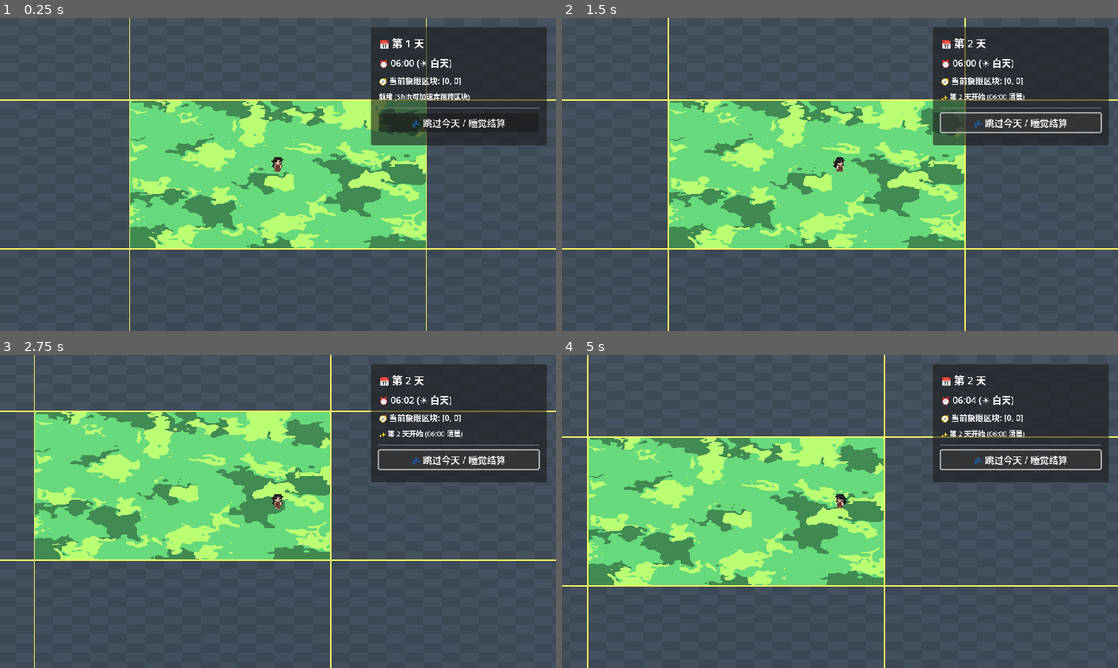
Above: before the commit, frames 1-4 (two rows, left to right).
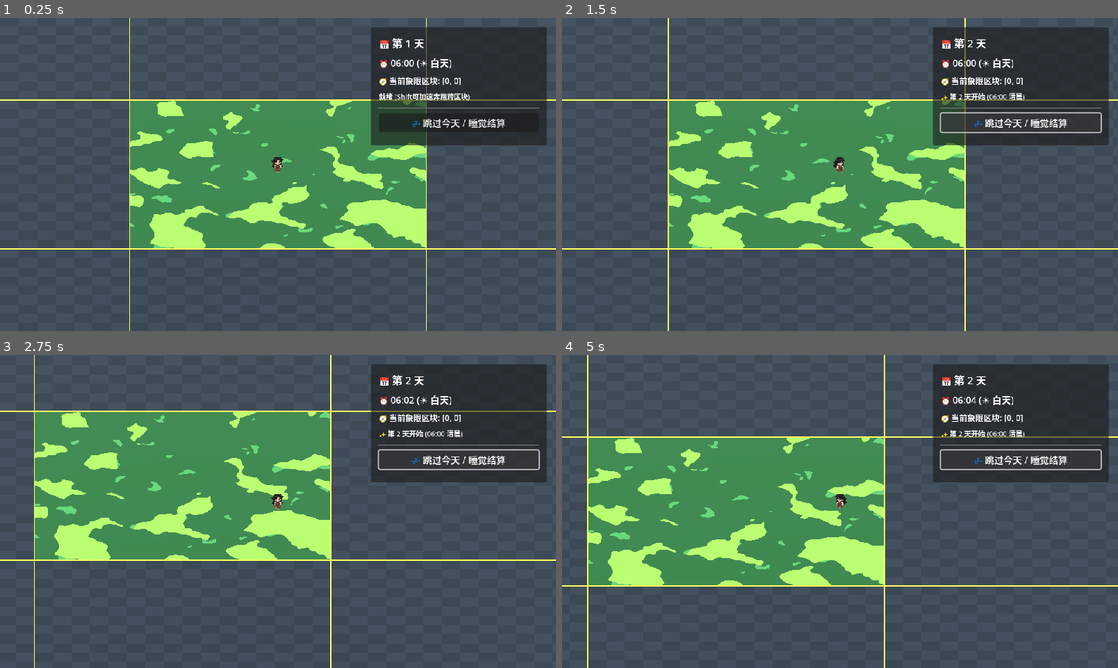
Above: after the commit, the same moments.

Repository: Luo-Mio/Luv002
Game: Godot game, scene res://scenes/main.tscn
Same seed, same stepped clock (60 frames per second), same inputs: the game is played once before the commit and once after it.
Inputs:
- Up to frame 1 (0.25 s): no input
- Up to frame 2 (1.5 s): click "💤 跳过今天 / 睡觉结算" at 0.5 s; hold Right (ui_right) from 1.28 s (still down); hold Shift from 1.28 s (still down)
- Up to frame 3 (2.75 s): release Right (ui_right) at 2.03 s; release Shift at 2.03 s; hold Down (ui_down) from 2.03 s (still down); tap Shift at 2.1 s
- Up to frame 4 (5 s): release Down (ui_down) at 2.78 s; hold Right (ui_right) 2.78-3.53 s; hold Shift 2.78-3.53 s; hold Up (ui_up) 3.53-4.28 s; tap Shift at 3.6 s; hold Left (ui_left) from 4.28 s (still down); hold Shift from 4.28 s (still down)

The runs differ from the first frame. In frame 1, 19% of the frame differs, in the area x 23-77%, y 26-74%; in frame 2, 19%; in frame 3, 19%, in the area x 6-60%, y 18-66%; in frame 4, 19%.

Commit message:
feat: extract grass_terrain to shared scene so terrain_studio changes sync to main game scene

Diff:
--- a/scenes/main.tscn
+++ b/scenes/main.tscn
@@ -7,6 +7,7 @@
 [ext_resource type="Script" uid="uid://wkhxdo5ex7gr" path="res://scripts/terrain/terrain_chunk_renderer.gd" id="6_a8y0u"]
 [ext_resource type="Script" uid="uid://dwurncbtr1j3j" path="res://scripts/camera_controller.gd" id="7_jkv2x"]
 [ext_resource type="PackedScene" path="res://scenes/ui/hud.tscn" id="8_jbj1t"]
+[ext_resource type="PackedScene" path="res://scenes/terrain/grass_terrain.tscn" id="9_grass"]
 
 [sub_resource type="Environment" id="Environment_dp3eg"]
 background_mode = 1
@@ -37,10 +38,13 @@
 [node name="TerrainManager" type="Node" parent="." unique_id=1377792266]
 script = ExtResource("5_trceg")
 
-[node name="TerrainChunkRenderer" type="Node3D" parent="." unique_id=627090285 node_paths=PackedStringArray("terrain_manager", "chunk_system")]
+[node name="TerrainChunkRenderer" type="Node3D" parent="." unique_id=627090285 node_paths=PackedStringArray("terrain_manager", "chunk_system", "grass_terrain")]
 script = ExtResource("6_a8y0u")
 terrain_manager = NodePath("../TerrainManager")
 chunk_system = NodePath("../ChunkSystem")
+grass_terrain = NodePath("GrassTerrain")
+
+[node name="GrassTerrain" parent="TerrainChunkRenderer" instance=ExtResource("9_grass")]
 
 [node name="IsometricCamera" type="Camera3D" parent="." unique_id=1256138220 node_paths=PackedStringArray("target")]
 script = ExtResource("7_jkv2x")
--- /dev/null
+++ b/scenes/terrain/grass_terrain.tscn
@@ -0,0 +1,52 @@
+[gd_scene format=3]
+
+[ext_resource type="Script" path="res://scripts/terrain/grass_terrain_node.gd" id="1_ma6bl"]
+
+[sub_resource type="FastNoiseLite" id="FastNoiseLite_tdfat"]
+seed = 1234
+frequency = 0.0104
+fractal_octaves = 3
+fractal_lacunarity = 2.105
+fractal_gain = -0.605
+fractal_weighted_strength = 1.0
+
+[sub_resource type="FastNoiseLite" id="FastNoiseLite_acint"]
+seed = 5678
+frequency = 0.0055
+fractal_octaves = 3
+fractal_lacunarity = -0.22
+fractal_gain = 0.55
+
+[sub_resource type="FastNoiseLite" id="FastNoiseLite_6g125"]
+seed = 5678
+frequency = 0.0134
+fractal_octaves = 2
+
+[sub_resource type="FastNoiseLite" id="FastNoiseLite_dowhy"]
+seed = 1234
+frequency = 0.0031
+fractal_octaves = 3
+fractal_lacunarity = 1.61
+
+[node name="GrassTerrain" type="Node" unique_id=1448849076]
+script = ExtResource("1_ma6bl")
+patch_zoom = 0.6
+dark_patch_threshold = 0.32
+dark_patch_noise = SubResource("FastNoiseLite_tdfat")
+light_patch_threshold = 0.64
+light_patch_noise = SubResource("FastNoiseLite_acint")
+warp_strength = 17.0
+irrational_rot = 1.29
+warp_noise = SubResource("FastNoiseLite_6g125")
+base_noise = SubResource("FastNoiseLite_dowhy")
+noise_contrast = 1.0
+noise_offset = 0.09999999999999998
+color_band_0 = Color(0.12156863, 0.21960784, 0.14117648, 1)
+color_band_1 = Color(0.18039216, 0.38039216, 0.2, 1)
+color_band_2 = Color(0.3019608, 0.5803922, 0.25882354, 1)
+color_band_3 = Color(0.52156866, 0.78039217, 0.32156864, 1)
+color_band_4 = Color(0.72156864, 0.8784314, 0.4509804, 1)
+color_band_5 = Color(0.8784314, 0.9490196, 0.6, 1)
+isoline_color = Color(0.078431375, 0.14901961, 0.09019608, 1)
+terrain_id = 1
+terrain_name = "Grass (等高线草地)"
--- a/scenes/terrain_studio.tscn
+++ b/scenes/terrain_studio.tscn
@@ -3,6 +3,7 @@
 [ext_resource type="Script" uid="uid://o6jqff34w257" path="res://scripts/terrain/terrain_studio_controller.gd" id="1_dowhy"]
 [ext_resource type="Script" uid="uid://bkjptj14qivvo" path="res://scripts/terrain/grass_terrain_node.gd" id="2_6g125"]
 [ext_resource type="Shader" uid="uid://co1vw5dao1irk" path="res://shaders/grass_contour.gdshader" id="3_tdfat"]
+[ext_resource type="PackedScene" path="res://scenes/terrain/grass_terrain.tscn" id="4_grass"]
 
 [sub_resource type="FastNoiseLite" id="FastNoiseLite_tdfat"]
 seed = 1234
@@ -99,28 +100,7 @@
 
 [node name="TerrainTypes" type="Node" parent="." unique_id=1023299970]
 
-[node name="GrassTerrain" type="Node" parent="TerrainTypes" unique_id=1165023469]
-script = ExtResource("2_6g125")
-patch_zoom = 0.6
-dark_patch_threshold = 0.32
-dark_patch_noise = SubResource("FastNoiseLite_tdfat")
-light_patch_threshold = 0.64
-light_patch_noise = SubResource("FastNoiseLite_acint")
-warp_strength = 17.0
-irrational_rot = 1.29
-warp_noise = SubResource("FastNoiseLite_6g125")
-base_noise = SubResource("FastNoiseLite_dowhy")
-noise_contrast = 1.0
-noise_offset = 0.09999999999999998
-color_band_0 = Color(0.12156863, 0.21960784, 0.14117648, 1)
-color_band_1 = Color(0.18039216, 0.38039216, 0.2, 1)
-color_band_2 = Color(0.3019608, 0.5803922, 0.25882354, 1)
-color_band_3 = Color(0.52156866, 0.78039217, 0.32156864, 1)
-color_band_4 = Color(0.72156864, 0.8784314, 0.4509804, 1)
-color_band_5 = Color(0.8784314, 0.9490196, 0.6, 1)
-isoline_color = Color(0.078431375, 0.14901961, 0.09019608, 1)
-terrain_id = 1
-terrain_name = "Grass (等高线草地)"
+[node name="GrassTerrain" parent="TerrainTypes" instance=ExtResource("4_grass")]
 
 [node name="CenterContainer" type="CenterContainer" parent="." unique_id=811609169]
 layout_mode = 0
--- a/scripts/terrain/terrain_chunk_renderer.gd
+++ b/scripts/terrain/terrain_chunk_renderer.gd
@@ -14,8 +14,15 @@
 	chunk_material_shader = preload("res://shaders/terrain_chunk_view.gdshader")
 
 	if grass_terrain == null:
-		grass_terrain = GrassTerrainNode.new()
-		add_child(grass_terrain)
+		grass_terrain = get_node_or_null("GrassTerrain")
+		if grass_terrain == null:
+			var grass_scn = load("res://scenes/terrain/grass_terrain.tscn")
+			if grass_scn != null:
+				grass_terrain = grass_scn.instantiate()
+				add_child(grass_terrain)
+			else:
+				grass_terrain = GrassTerrainNode.new()
+				add_child(grass_terrain)
 
 	if grass_terrain != null:
 		grass_terrain.properties_changed.connect(_on_grass_properties_changed)
